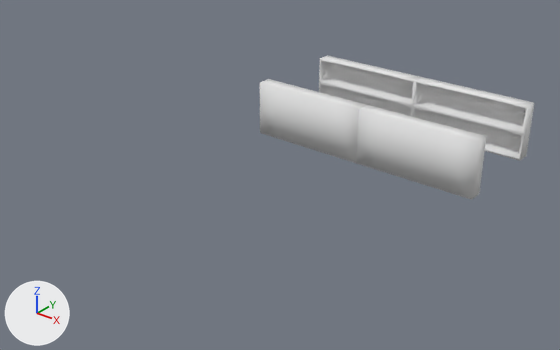
What one commit did to the OBJ model GlobalGameJam2020/Assets/Art/Models/Aisle1_Shelves.obj.
One viewpoint serves both versions: a 50 mm camera at (13.09, -19.5, 13.42) aimed at (-3.94, 1.78, 0.23). Lighting does not change. The marker at lower left points along +X, +Y and +Z. Where no turn or scale is listed for an object, it has been applied to the vertices.

Objects in the first picture: 'Aisle1_Shelves'.
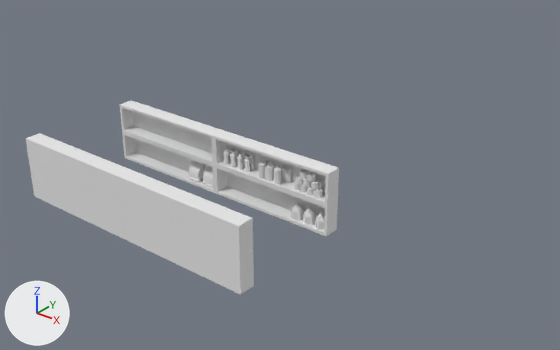
Location of each change, (x1, y1, x2, y2) in pixels of the pictures (560 x 350 px; the box of a moved part takes in the faces that stretch with it):
'Aisle1_Shelves', reshaped (15% wider, 34% taller)
    before: (260, 55, 534, 200)
    after: (25, 100, 339, 295)
part 1 of me_aisle1_shelves, moved or reshaped
    before: (319, 55, 421, 116)
    after: (120, 100, 224, 193)
part 2 of me_aisle1_shelves, moved or reshaped
    before: (412, 77, 534, 161)
    after: (213, 131, 339, 236)
part 3 of me_aisle1_shelves, moved or reshaped
    before: (260, 79, 366, 163)
    after: (25, 133, 133, 240)
part 4 of me_aisle1_shelves, moved or reshaped
    before: (357, 105, 487, 200)
    after: (120, 171, 254, 295)
part 5 of me_aisle1_shelves, added
    after: (188, 148, 324, 230)

The change, as a list of edits to the scene's bpy script:
```text
Change me_aisle1_shelves:
    used by ob_aisle1_shelves; location = (0.0, 0.0, 0.0)
    remove me_aisle1_shelves.from_pydata(...)  # 392 vertices, 384 faces; spans x -7.62..2.66, y 4.96..10.0, z 0.0..2.36
    add me_aisle1_shelves.from_pydata(...)  # 6269 vertices, 6182 faces; spans x -10.27..0.0, y -5.04..0.0, z 0.0..2.36
    me_aisle1_shelves part 1: the loose piece of 98 vertices spanning x -7.62..-2.48, y 9.38..10.0, z 0.0..2.36 is moved by (-2.66, -10.0, 0.0)
    me_aisle1_shelves part 2: the loose piece of 98 vertices spanning x -2.48..2.65, y 9.38..10.0, z 0.0..2.36 is moved by (-2.65, -10.0, 0.0)
    me_aisle1_shelves part 3: the loose piece of 98 vertices spanning x -7.62..-2.48, y 4.96..5.57, z 0.0..2.36 is moved by (-2.66, -10.0, 0.0)
    me_aisle1_shelves part 4: the loose piece of 98 vertices spanning x -2.48..2.66, y 4.96..5.57, z 0.0..2.36 is moved by (-2.66, -10.0, 0.0)
    me_aisle1_shelves part 5: 5877 vertices added at x -6.7..-0.23, y -0.58..-0.03, z 0.09..2.04
    me_aisle1_shelves part 6: the surface is now shaded flat
```
